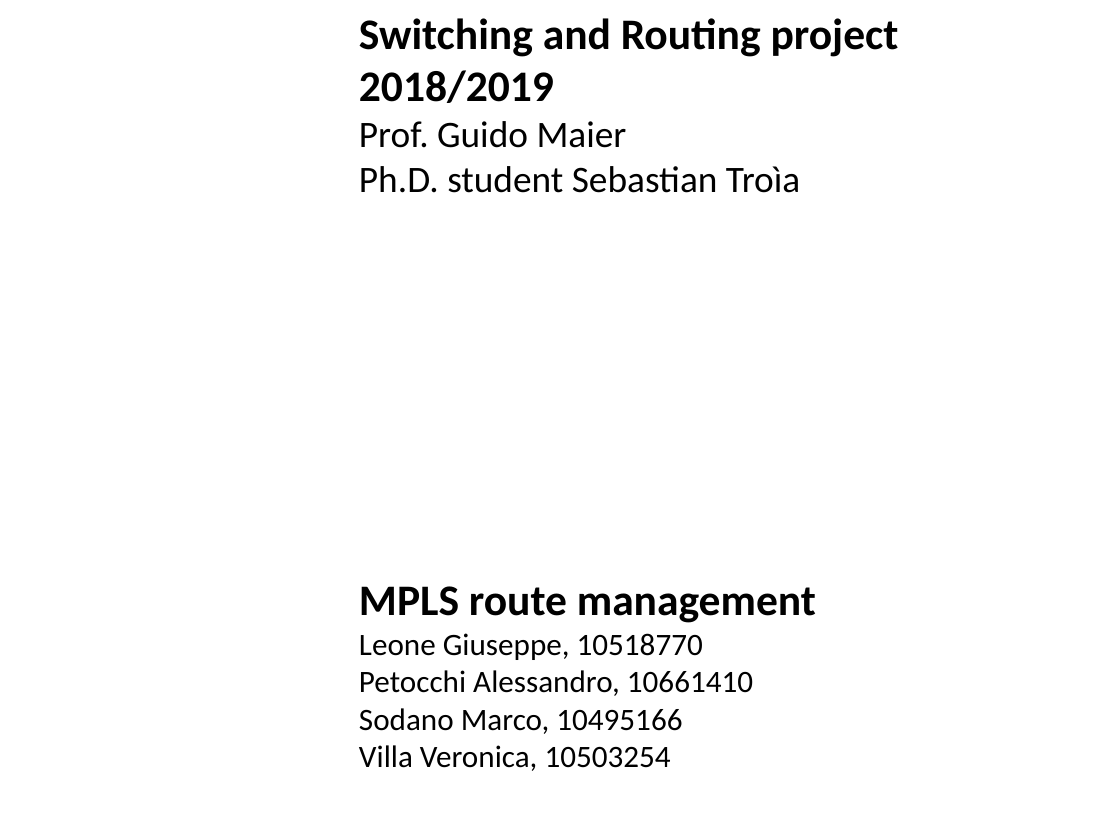
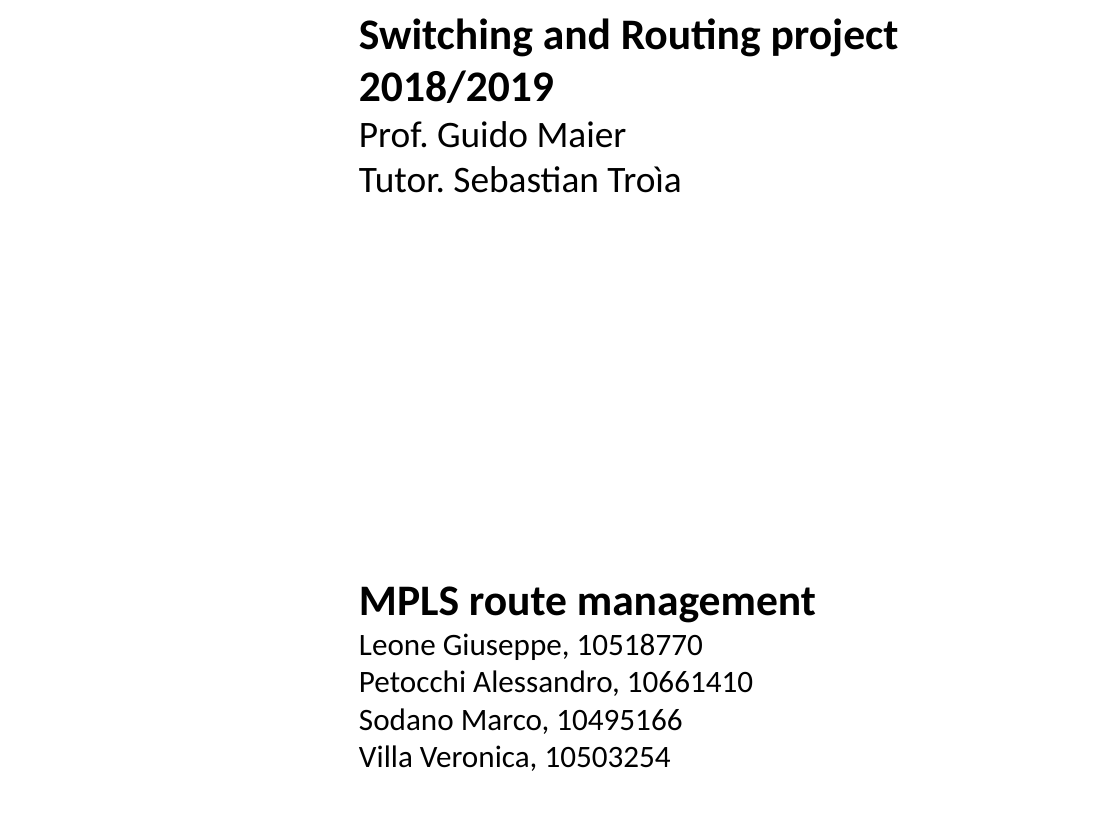
Before and after one commit to xdl907/switching-and-routing-project, a slide deck: slide 1 of template_project_exam__1_.pptx. Drawn at 1120x840 pixels with LibreOffice and Linux fonts; fonts in the diff are those of the drawing; background and template pictures are left out. Boxes give left, top, right and bottom in pixels: in the first picture for what was removed or moved away, otherwise in the second. Text is boxed around its words. In the diff, an @@ line names an element or a change of style, - is before the commit and + after.

```diff
--- a/template_project_exam__1_.pptx
+++ b/template_project_exam__1_.pptx
@@ text at box(359, 166, 681, 193): text changed @@
-Ph.D. student Sebastian Troìa
+Tutor. Sebastian Troìa
```
Also in this commit, not shown: 6 other slides changed, 3 slides added, 2 slides removed.
